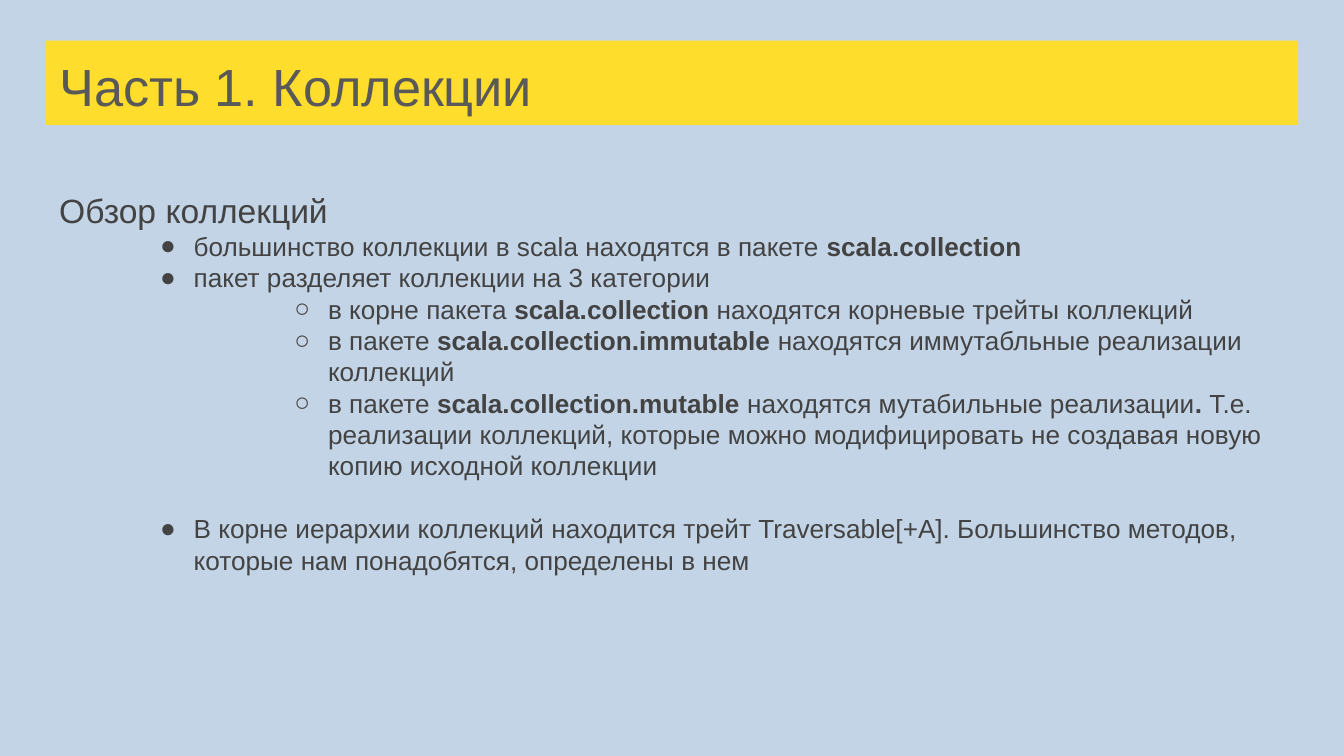
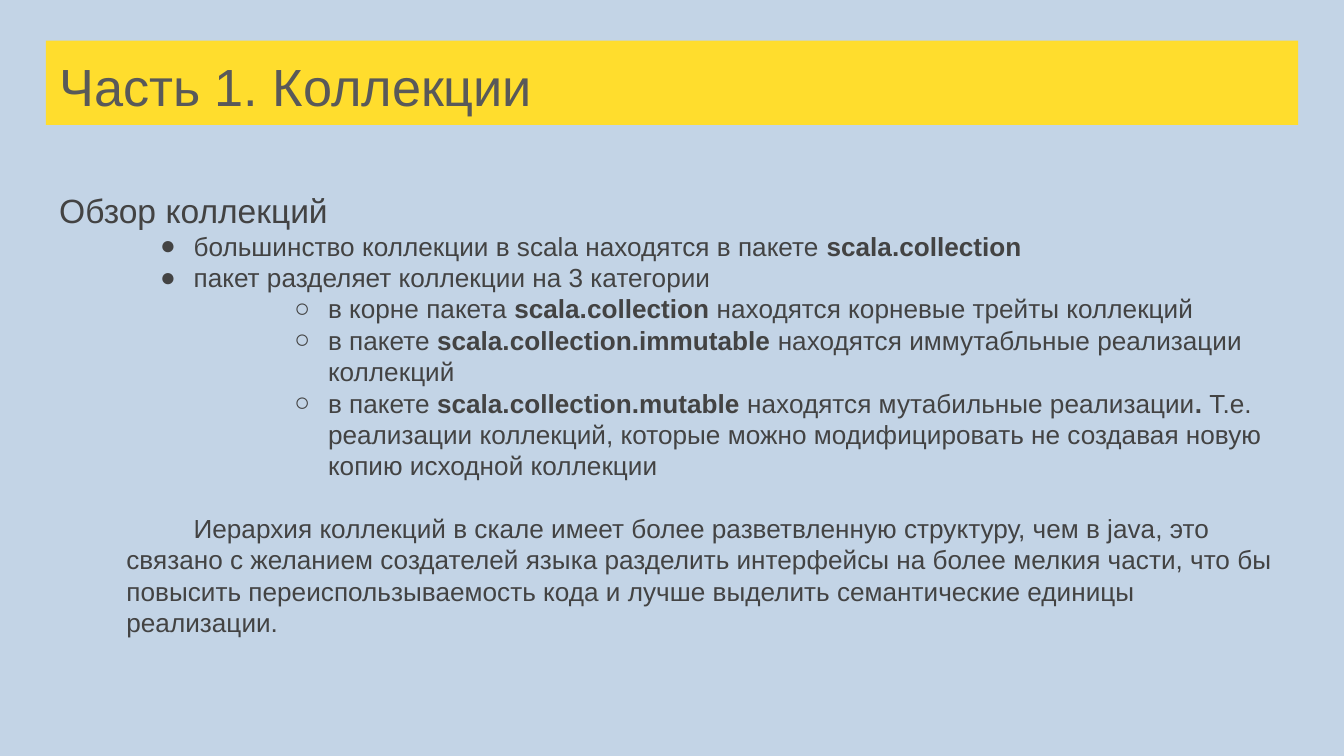
Before and after one commit to skye17/scala-school, a slide deck: slide 49 of src/main/resources/Лекции Scala для FinTech.pptx. Drawn at 1344x756 pixels with LibreOffice and Linux fonts; fonts in the diff are those of the drawing. Boxes give left, top, right and bottom in pixels: in the first picture for what was removed or moved away, otherwise in the second. Text is boxed around its words. In the diff, an @@ line names an element or a change of style, - is before the commit and + after.

```diff
--- a/src/main/resources/Лекции Scala для FinTech.pptx
+++ b/src/main/resources/Лекции Scala для FinTech.pptx
@@ text at [126,518,1271,638]: text changed @@
-● В корне иерархии коллекций находится трейт Traversable[+A]. Большинство методов, которые нам понадобятся, определены в нем
+Иерархия коллекций в скале имеет более разветвленную структуру, чем в java, это связано с желанием создателей языка разделить интерфейсы на более мелкия части, что бы повысить переиспользываемость кода и лучше выделить семантические единицы реализации.
```
Also in this commit, not shown: 4 other slides changed, 17 slides added, 1 slide removed, 20 other files.
